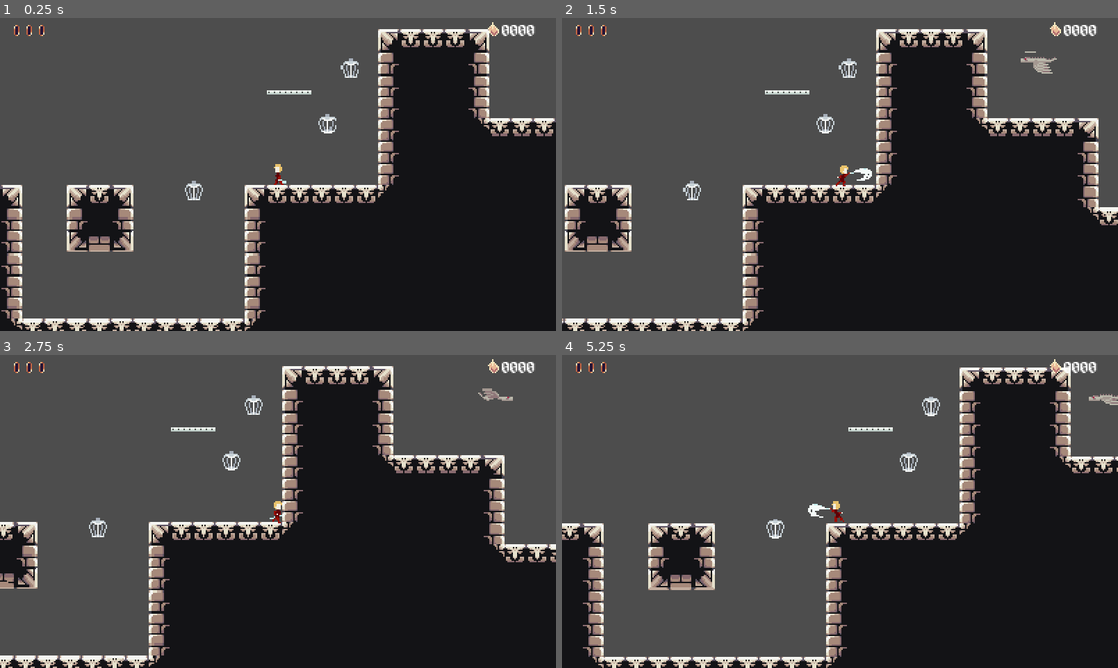
Above: before the commit, frames 1-4 (two rows, left to right).
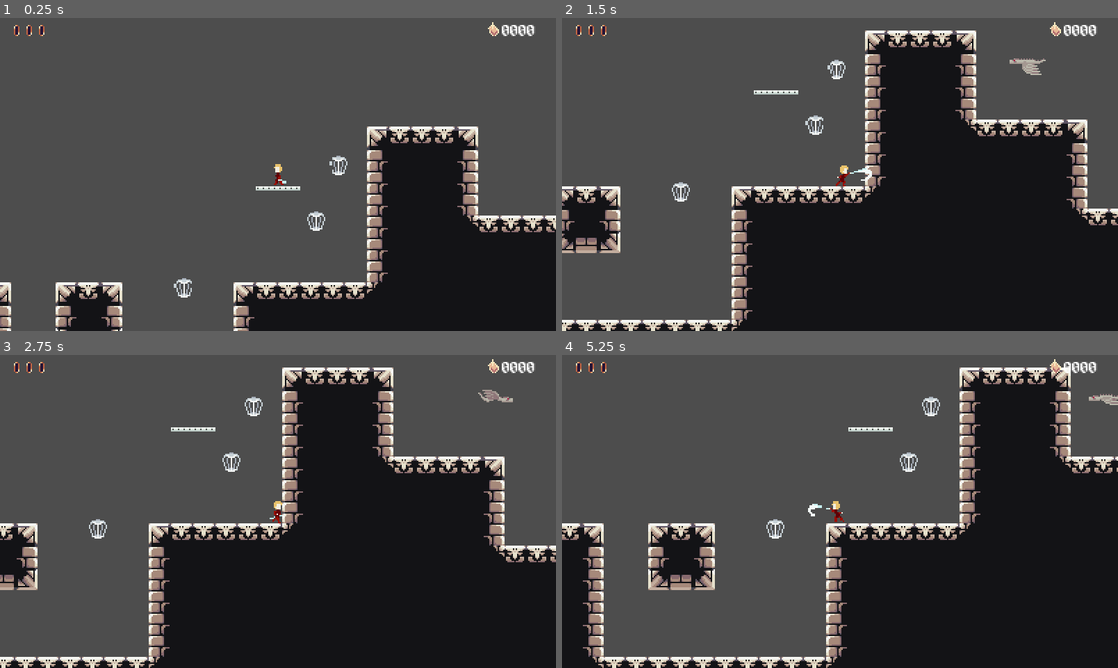
Above: after the commit, the same moments.

Repository: Zac707/into-the-night
Game: Godot game, scene res://Scenes/first_level.tscn
Same seed, same stepped clock (60 frames per second), same inputs: the game is played once before the commit and once after it. The project has no main scene, so this scene is started directly.
Inputs:
- Up to frame 1 (0.25 s): no input
- Up to frame 2 (1.5 s): tap Enter at 0.5 s; hold D (right) 0.53-1.28 s; tap L (attack) at 0.6, 1.35 s; tap Space (jump) at 0.77 s; hold S (down) from 1.28 s (still down)
- Up to frame 3 (2.75 s): tap Space (jump) at 1.52 s; release S (down) at 2.03 s; hold D (right) from 2.03 s (still down); tap K (hook_test) at 2.1 s; tap L (attack) at 2.3 s
- Up to frame 4 (5.25 s): release D (right) at 2.78 s; hold W (up) 2.78-3.53 s; tap L (attack) at 2.85, 3.6, 4.55, 5.1 s; tap Space (jump) at 3.02, 3.77, 4.52 s; hold A (left) 3.53-5.03 s; tap K (hook_test) at 4.35 s; hold S (down) from 5.03 s (still down)

The runs differ from the first frame. In frame 1, 29% of the frame differs, in the area x 0-100%, y 3-100%; in frame 2, 12%; in frame 3, 3.7%; in frame 4, less than 0.1%.

Commit message:
Revert "added AnimationManager which places Effects anywhere"
This reverts commit b812d0f7124c9775af9e812a47cddbab3e759f50.

Diff:
--- a/Scenes/Enemies/shieldhand.tscn
+++ b/Scenes/Enemies/shieldhand.tscn
@@ -979,7 +979,6 @@
 shape = SubResource("RectangleShape2D_dbifx")
 
 [node name="ShieldHandEmoticons" type="Node2D" parent="." unique_id=9210290]
-visible = false
 position = Vector2(0, -16)
 
 [node name="ExclamationPoint" type="Sprite2D" parent="ShieldHandEmoticons" unique_id=78308330]
--- a/Scenes/Player/player_test.tscn
+++ b/Scenes/Player/player_test.tscn
@@ -94,20 +94,6 @@
 "update": 1,
 "values": [false, true]
 }
-tracks/4/type = "method"
-tracks/4/imported = false
-tracks/4/enabled = true
-tracks/4/path = NodePath("StateMachine/PlayerAttack")
-tracks/4/interp = 1
-tracks/4/loop_wrap = true
-tracks/4/keys = {
-"times": PackedFloat32Array(0.06666667),
-"transitions": PackedFloat32Array(1),
-"values": [{
-"args": [],
-"method": &"spawn_effect"
-}]
-}
 
 [sub_resource type="Animation" id="Animation_67lvd"]
 resource_name = "Aerial_Attack_Side"
@@ -174,20 +160,6 @@
 "update": 1,
 "values": [false, true]
 }
-tracks/5/type = "method"
-tracks/5/imported = false
-tracks/5/enabled = true
-tracks/5/path = NodePath("StateMachine/PlayerAttack")
-tracks/5/interp = 1
-tracks/5/loop_wrap = true
-tracks/5/keys = {
-"times": PackedFloat32Array(0.06666667),
-"transitions": PackedFloat32Array(1),
-"values": [{
-"args": [],
-"method": &"spawn_effect"
-}]
-}
 
 [sub_resource type="Animation" id="Animation_sduab"]
 resource_name = "Aerial_Attack_Up"
@@ -241,20 +213,6 @@
 "transitions": PackedFloat32Array(1, 1),
 "update": 1,
 "values": [false, true]
-}
-tracks/4/type = "method"
-tracks/4/imported = false
-tracks/4/enabled = true
-tracks/4/path = NodePath("StateMachine/PlayerAttack")
-tracks/4/interp = 1
-tracks/4/loop_wrap = true
-tracks/4/keys = {
-"times": PackedFloat32Array(0.06666667),
-"transitions": PackedFloat32Array(1),
-"values": [{
-"args": [],
-"method": &"spawn_effect"
-}]
 }
 
 [sub_resource type="Animation" id="Animation_e0rbb"]
@@ -354,20 +312,6 @@
 "update": 1,
 "values": [false, true]
 }
-tracks/5/type = "method"
-tracks/5/imported = false
-tracks/5/enabled = true
-tracks/5/path = NodePath("StateMachine/PlayerAttack")
-tracks/5/interp = 1
-tracks/5/loop_wrap = true
-tracks/5/keys = {
-"times": PackedFloat32Array(0.06666667),
-"transitions": PackedFloat32Array(1),
-"values": [{
-"args": [],
-"method": &"spawn_effect"
-}]
-}
 
 [sub_resource type="Animation" id="Animation_1klfb"]
 resource_name = "Attack_Up"
@@ -422,20 +366,6 @@
 "update": 1,
 "values": [false, true]
 }
-tracks/4/type = "method"
-tracks/4/imported = false
-tracks/4/enabled = true
-tracks/4/path = NodePath("StateMachine/PlayerAttack")
-tracks/4/interp = 1
-tracks/4/loop_wrap = true
-tracks/4/keys = {
-"times": PackedFloat32Array(0.06666667),
-"transitions": PackedFloat32Array(1),
-"values": [{
-"args": [],
-"method": &"spawn_effect"
-}]
-}
 
 [sub_resource type="Animation" id="Animation_oy2dr"]
 resource_name = "Fall"
@@ -663,20 +593,6 @@
 "transitions": PackedFloat32Array(1, 1),
 "update": 1,
 "values": [false, true]
-}
-tracks/4/type = "method"
-tracks/4/imported = false
-tracks/4/enabled = true
-tracks/4/path = NodePath("StateMachine/PlayerAttack")
-tracks/4/interp = 1
-tracks/4/loop_wrap = true
-tracks/4/keys = {
-"times": PackedFloat32Array(0.06666667),
-"transitions": PackedFloat32Array(1),
-"values": [{
-"args": [],
-"method": &"spawn_effect"
-}]
 }
 
 [sub_resource type="Animation" id="Animation_rpqj3"]
@@ -744,20 +660,6 @@
 "update": 1,
 "values": [false, true]
 }
-tracks/5/type = "method"
-tracks/5/imported = false
-tracks/5/enabled = true
-tracks/5/path = NodePath("StateMachine/PlayerAttack")
-tracks/5/interp = 1
-tracks/5/loop_wrap = true
-tracks/5/keys = {
-"times": PackedFloat32Array(0.06666667),
-"transitions": PackedFloat32Array(1),
-"values": [{
-"args": [],
-"method": &"spawn_effect"
-}]
-}
 
 [sub_resource type="Animation" id="Animation_rtq0u"]
 resource_name = "Left_Aerial_Attack_Up"
@@ -811,20 +713,6 @@
 "transitions": PackedFloat32Array(1, 1),
 "update": 1,
 "values": [false, true]
-}
-tracks/4/type = "method"
-tracks/4/imported = false
-tracks/4/enabled = true
-tracks/4/path = NodePath("StateMachine/PlayerAttack")
-tracks/4/interp = 1
-tracks/4/loop_wrap = true
-tracks/4/keys = {
-"times": PackedFloat32Array(0.06666667),
-"transitions": PackedFloat32Array(1),
-"values": [{
-"args": [],
-"method": &"spawn_effect"
-}]
 }
 
 [sub_resource type="Animation" id="Animation_xq865"]
@@ -923,20 +811,6 @@
 "transitions": PackedFloat32Array(1, 1),
 "update": 1,
 "values": [false, true]
-}
-tracks/5/type = "method"
-tracks/5/imported = false
-tracks/5/enabled = true
-tracks/5/path = NodePath("StateMachine/PlayerAttack")
-tracks/5/interp = 1
-tracks/5/loop_wrap = true
-tracks/5/keys = {
-"times": PackedFloat32Array(0.06666667),
-"transitions": PackedFloat32Array(1),
-"values": [{
-"args": [],
-"method": &"spawn_effect"
-}]
 }
 
 [sub_resource type="Animation" id="Animation_tj2xt"]
@@ -1353,7 +1227,7 @@
 
 [node name="StateMachine" type="Node2D" parent="." unique_id=1686728303 node_paths=PackedStringArray("initial_state")]
 script = ExtResource("5_wln50")
-initial_state = NodePath("PlayerIdle")
+initial_state = NodePath("PlayerRun")
 
 [node name="PlayerIdle" type="Node" parent="StateMachine" unique_id=2084342776 node_paths=PackedStringArray("player")]
 script = ExtResource("6_lbtjm")
--- a/Scenes/first_level.tscn
+++ b/Scenes/first_level.tscn
@@ -862,7 +862,7 @@
 metadata/_edit_use_anchors_ = true
 
 [node name="Player" parent="." unique_id=1712444491 instance=ExtResource("6_ffwbm")]
-position = Vector2(968, 136)
+position = Vector2(976, 64)
 
 [node name="CanvasLayerBackground" type="CanvasLayer" parent="." unique_id=530308445]
 layer = -1
--- a/Scripts/Globals/AnimationManager.gd
+++ /dev/null
@@ -1,12 +0,0 @@
-extends Node
-
-
-func place_effects(effect, effect_pos, effect_scale, effect_duration):
-	var instance = Sprite2D.new()
-	instance.texture = effect
-	instance.global_position = effect_pos
-	instance.scale = effect_scale
-	get_tree().current_scene.add_child(instance)
-
-	await get_tree().create_timer(effect_duration).timeout
-	instance.queue_free()
--- a/Scripts/Player Scripts/Player States/player_attack.gd
+++ b/Scripts/Player Scripts/Player States/player_attack.gd
@@ -3,16 +3,6 @@
 
 class_name PlayerAttack
 
-
-@export var effect_duration: float = 0.2333
-
-var attack_sprite: = preload("res://Assets/Player/swordslash_small.png")
-var attack_sprite_big: = preload("res://Assets/Player/swordslash_big.png")
-var chosen_effect: Array
-var attack_effect_dict: Dictionary = {"Attack_Side": [attack_sprite, Vector2(15, 0), Vector2(1.0, 1.0)], "Left_Attack_Side": [attack_sprite, Vector2(-15, 0), Vector2(-1.0, 1.0)], "Attack_Up": [attack_sprite_big, Vector2(0, -15), Vector2(1.0, 1.0)],
-"Left_Attack_Up": [attack_sprite_big, Vector2(0, -15), Vector2(-1.0, 1.0)], "Aerial_Attack_Side": [attack_sprite, Vector2(15, 0), Vector2(1.0, 1.0)], "Left_Aerial_Attack_Side": [attack_sprite, Vector2(-15, 0), Vector2(-1.0, 1.0)],
-"Aerial_Attack_Down": [attack_sprite_big, Vector2(0, 15), Vector2(1.0, -1.0)], "Aerial_Attack_Up": [attack_sprite_big, Vector2(0, -15), Vector2(1.0, 1.0)],"Left_Aerial_Attack_Down": [attack_sprite_big, Vector2(0, 15), Vector2(-1.0, -1.0)],
-"Left_Aerial_Attack_Up": [attack_sprite_big, Vector2(0, -15), Vector2(-1.0, 1.0)]}
 
 var directional_input: Vector2
 var bounce_executed: bool = false
@@ -46,9 +36,6 @@
 	for anim in animation_dict:
 		if anim == direction_data:
 			player.animation_player.play(animation_dict[anim])
-			for effect in attack_effect_dict:
-				if effect == animation_dict[anim]:
-					chosen_effect = attack_effect_dict[effect]
 
 	if player.is_on_floor() == false:
 		is_airborne = true
@@ -62,7 +49,6 @@
 	player.attack_component.rotation = 0
 	is_airborne = false
 	attacked_areas.clear()
-	chosen_effect = []
 
 
 func update(_delta: float):
@@ -101,11 +87,6 @@
 		bounce_executed = true
 
 
-func spawn_effect():
-	var pos: Vector2 = chosen_effect[1] + player.global_position
-	AnimationManager.place_effects(chosen_effect[0], pos, chosen_effect[2], effect_duration)
-
-
 func evaluate_transitions():
 	if player.hurt == true:
 		transitioned_state.emit(self, "PlayerHurt")
--- a/Scripts/Player Scripts/state_machine.gd
+++ b/Scripts/Player Scripts/state_machine.gd
@@ -40,4 +40,4 @@
 		current_state.exit()
 	new_state.enter()
 	current_state = new_state
-	print(new_state)
+	#print(new_state)
--- a/project.godot
+++ b/project.godot
@@ -23,7 +23,6 @@
 PlayerMovement="*uid://iwldiwnu4cmt"
 GlobalEventManager="*uid://duhorp4vs2qs3"
 PlayerGlobals="*uid://c3rkl8d1rbya"
-AnimationManager="*uid://1beowqpq5xom"
 
 [display]
 
Binary file removed: Assets/Player/swordslash_big.png
Not shown, removed: Assets/Player/swordslash_big.png.import
Binary file removed: Assets/Player/swordslash_small.png
Not shown, removed: Assets/Player/swordslash_small.png.import
Not shown, removed: Scripts/Globals/AnimationManager.gd.uid
